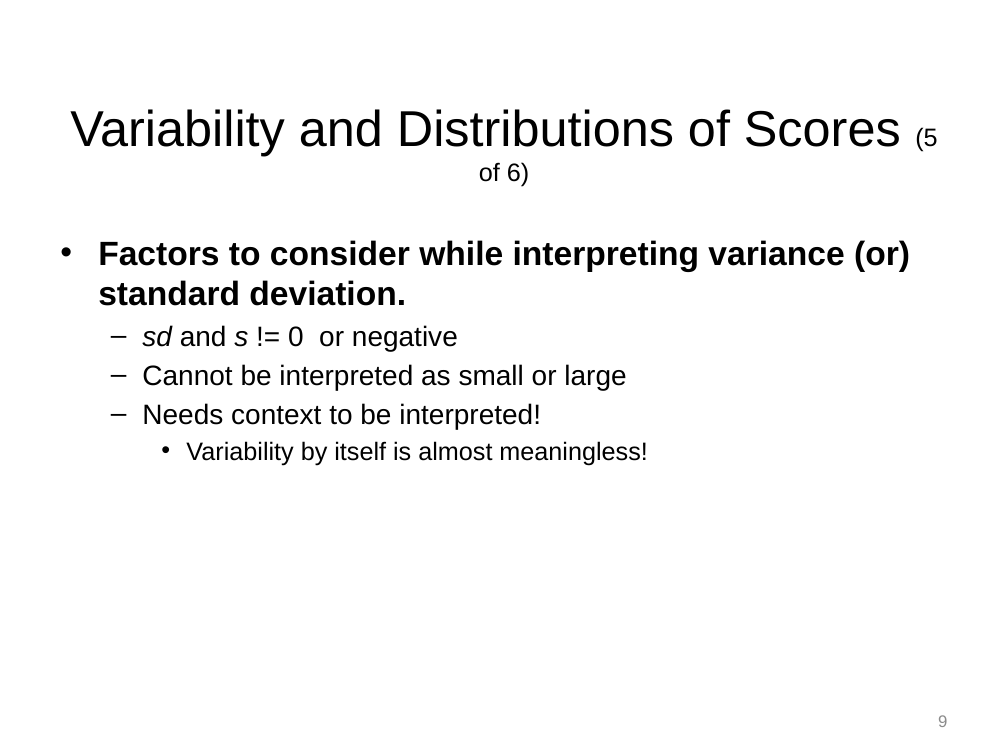
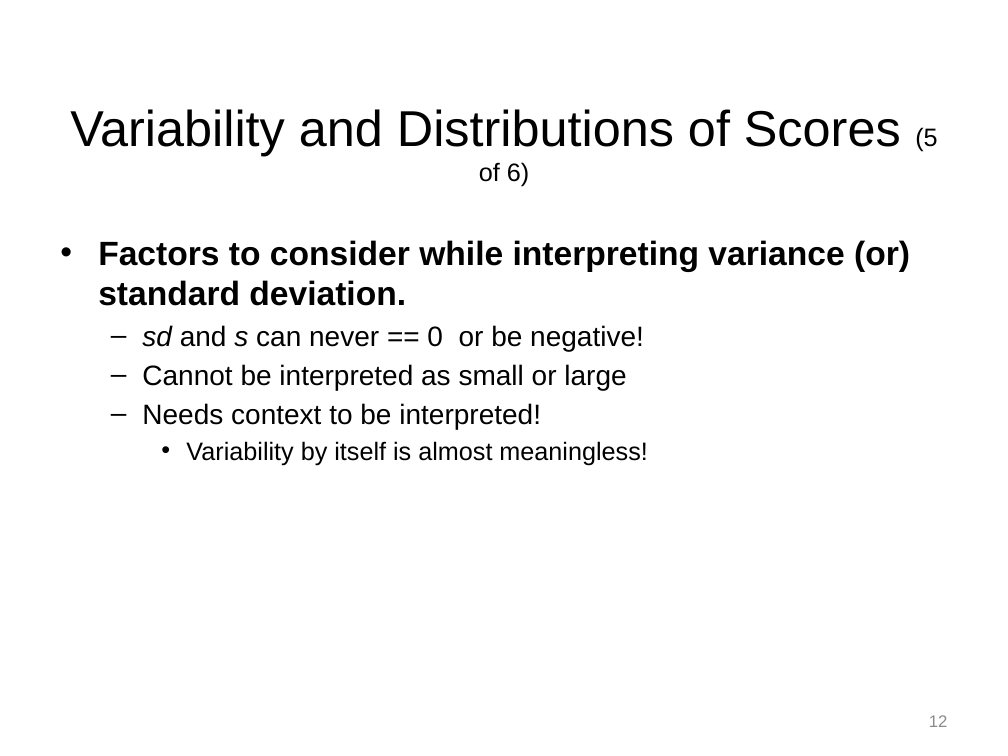
Before and after one commit to npm27/Teaching-Materials, a slide deck: slide 12 of Tests and Eval/Slides/3 Chapter 3.pptx (slide 9 before the commit). Drawn at 1008x756 pixels with LibreOffice and Linux fonts; fonts in the diff are those of the drawing. Boxes give left, top, right and bottom in pixels: in the first picture for what was removed or moved away, otherwise in the second. Text is boxed around its words. In the diff, an @@ line names an element or a change of style, - is before the commit and + after.

```diff
--- a/Tests and Eval/Slides/3 Chapter 3.pptx
+++ b/Tests and Eval/Slides/3 Chapter 3.pptx
@@ text at (142,325,644,351): text changed @@
-  – sd and s != 0 or negative
+  – sd and s can never == 0 or be negative!
@@ page number at (929,715,948,727): text changed @@
-9
+12
```
Also in this commit, not shown: 5 slides added.
